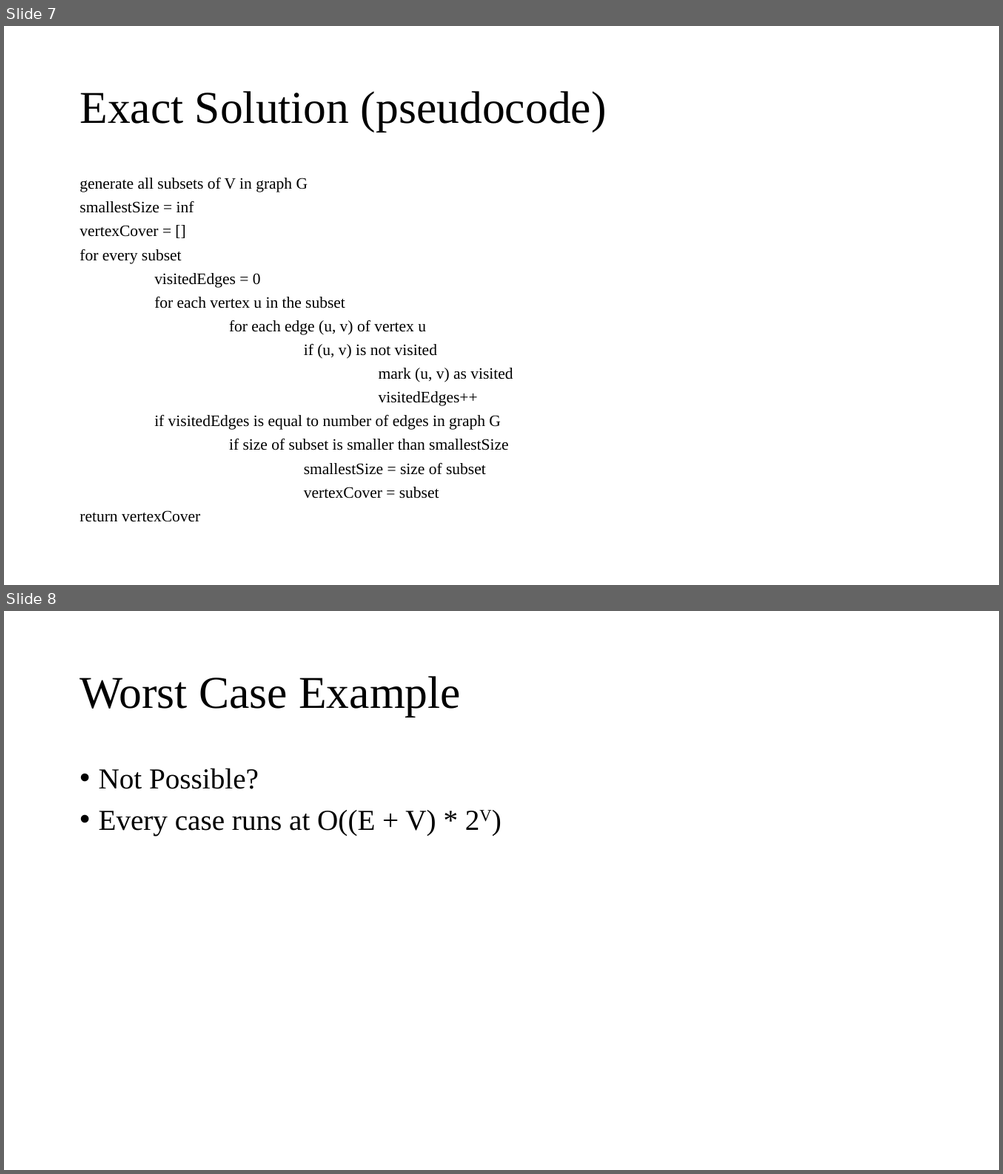
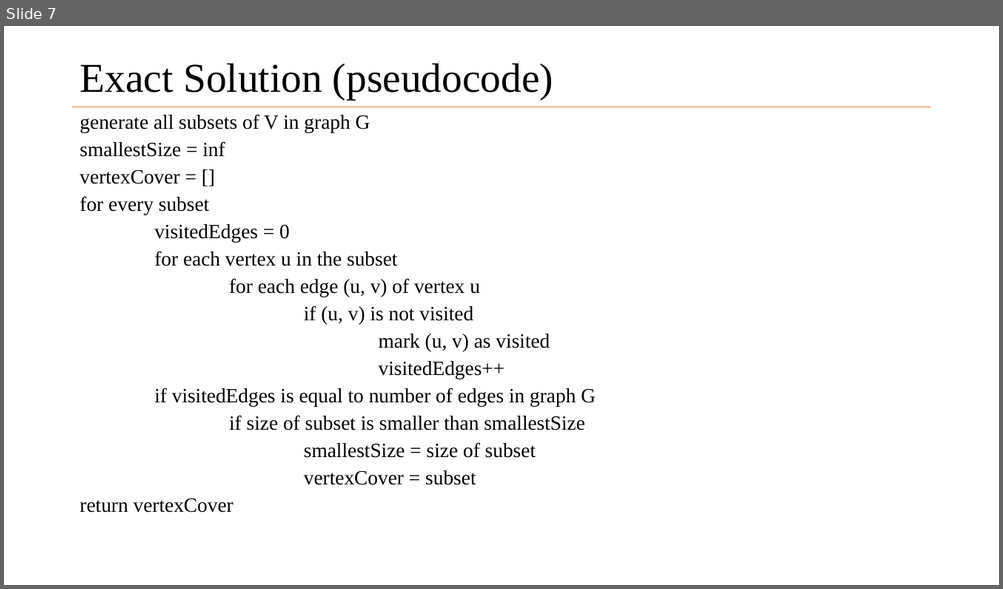
Before and after one commit to chen6wx/np-project, a slide deck: presentations/problem_presentation.pptx. Shown one above the other, each under a label of ours: slides 7 and 8 before the commit, slide 7 after it. The pictures are 1003x1174 and 1003x589 pixels, drawn with LibreOffice and Linux fonts; fonts in the diff are those of the drawing. Boxes give left, top, right and bottom in pixels: in the first picture for what was removed or moved away, otherwise in the second. Text is boxed around its words. In the diff, an @@ line names an element or a change of style, - is before the commit and + after.

```diff
--- a/presentations/problem_presentation.pptx
+++ b/presentations/problem_presentation.pptx
@@ slide 8 removed at <box>4,611,999,1170</box>, background #FFFFFF @@
@@ title removed at <box>79,676,461,717</box> @@
-Worst Case Example
@@ text removed at <box>99,768,435,836</box> @@
-• Not Possible?
-• Every case runs at O((E + V) * 2V)
@@ slide 7 changed as well @@
@@ title "Exact Solution (pseudocode)" at <box>79,63,553,99</box>: size 44 to 39.6 pt @@
@@ text "generate all subsets of V ...": place and size @@
-text "generate all subsets of V ..." at <box>79,178,512,523</box>
+text "generate all subsets of V ..." at <box>79,114,595,513</box>
@@ text "generate all subsets of V ..." at <box>79,114,595,513</box>: size 15.4 to 19.6 pt @@
@@ line added from (73, 107) to (930, 107), #ED7D31 0.5 pt @@
```
Also in this commit, not shown: 7 other slides changed, 3 slides added, 1 other slide removed.
